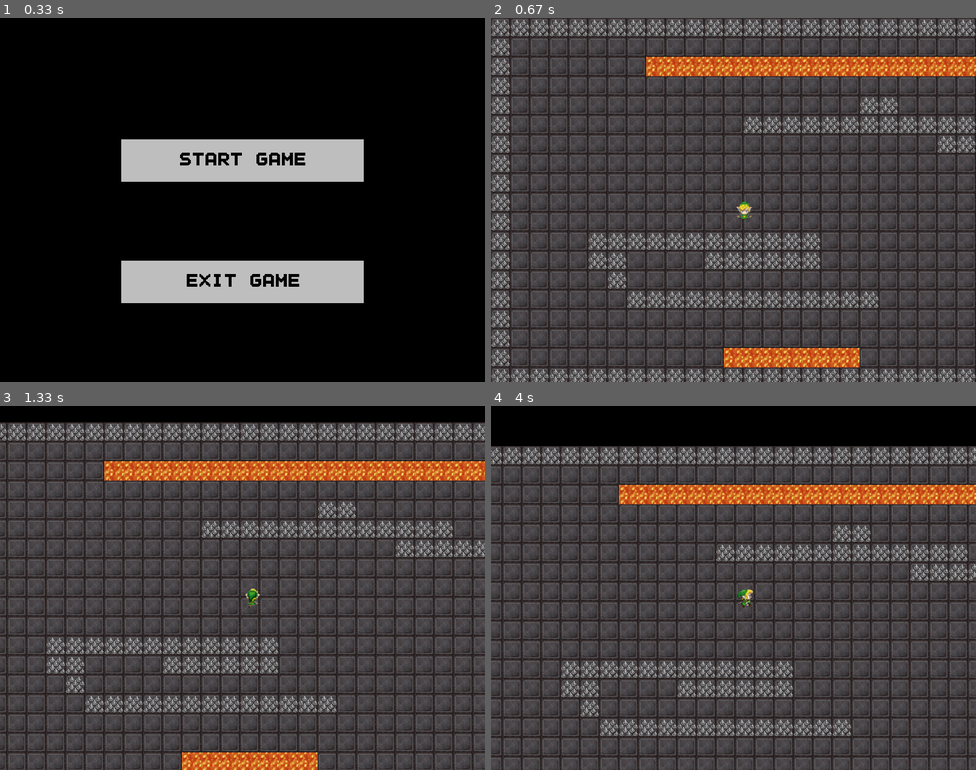
Above: before the commit, frames 1-4 (two rows, left to right).
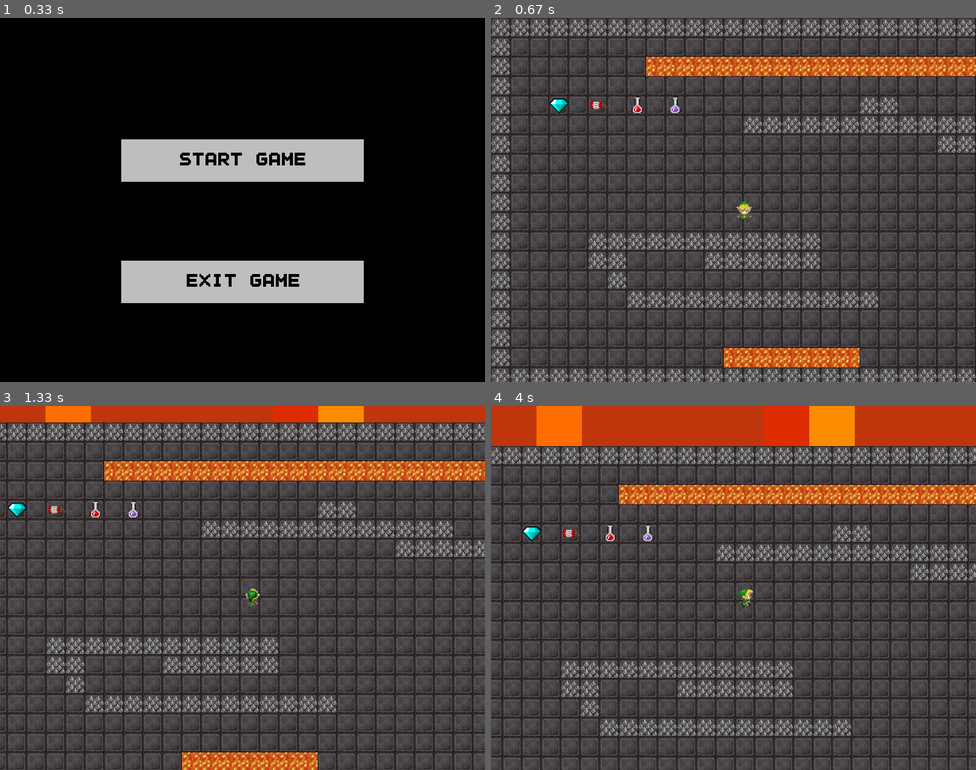
Above: after the commit, the same moments.

Repository: MarcoPertegal/robot8bit-pygame
Game: pygame game, started from pygame-8bit/main.py
Two runs of this game, one before a commit and one after it. Both use one fixed random seed, a clock stepped at 60 frames per second and the inputs below.
Inputs (mouse positions are in pixels of both pictures, inside the frame that each line leads up to):
- Up to frame 1 (0.33 s): no input
- Up to frame 2 (0.67 s): click (733, 159) at 0.38 s
- Up to frame 3 (1.33 s): hold Right 0.67-1.13 s; move the mouse to (223, 602) at 0.7 s; hold Up from 1.17 s (still down)
- Up to frame 4 (4 s): release Up at 1.47 s; hold Right 1.5-1.97 s; hold Left 2-2.53 s; hold Down 2.57-2.87 s; hold Left 2.9-3.3 s; hold Up 3.33-3.7 s; hold Right from 3.73 s (still down)

Frame 1 is identical in both runs. In frame 2, 0.3% of the frame differs, in the area x 12-39%, y 21-27%; in frame 3, 4.8%; in frame 4, 11%, in the area x 0-100%, y 0-38%.

Commit message:
game background and paint objects

Diff:
--- a/pygame-8bit/main.py
+++ b/pygame-8bit/main.py
@@ -20,8 +20,12 @@
         self.wallsheet = Spritesheet('assets/spikes.png')
         self.lavasheet = Spritesheet('assets/lava.png')
         self.intro_background = pygame.image.load("assets/intro_background.png")
+        self.game_background = pygame.image.load("assets/game_background.PNG")
         self.diamondsheet = Spritesheet('assets/diamond.png')
         self.bombsheet = Spritesheet('assets/bomb2.png')
+        self.shieldsheet = Spritesheet('assets/shiled.png')
+        self.healsheet = Spritesheet('assets/heal.png')
+        self.character_suit = Spritesheet('assets/character_suit.png')
     def createTileMap(self, tilemap):
         build_map(self, tilemap)
 
@@ -32,6 +36,9 @@
         self.lava = pygame.sprite.LayeredUpdates()
         self.diamond = pygame.sprite.LayeredUpdates()
         self.bomb = pygame.sprite.LayeredUpdates()
+        self.shield = pygame.sprite.LayeredUpdates()
+        self.heal = pygame.sprite.LayeredUpdates()
+        self.shield = pygame.sprite.LayeredUpdates()
         self.createTileMap(tilemap)
 
 
@@ -45,7 +52,7 @@
         self.all_skins.update()
 
     def draw(self):
-        self.screen.fill("black")
+        self.screen.blit(self.game_background, (0,0))
         self.all_skins.draw(self.screen)
         self.clock.tick(FPS)
         pygame.display.update()
@@ -103,7 +110,6 @@
 
 
 #Creacion del mapa y del bucle del juego
-#TILEMAP = maps.world_1.stage_1
 world_instance = maps.world_1()
 objects,TILEMAP = world_instance.load_map()
 print(TILEMAP)
--- a/pygame-8bit/map.txt
+++ b/pygame-8bit/map.txt
@@ -1,9 +1,9 @@
 B:3, D:3, S:1, H:3
 WWWWWWWWWWWWWWWWWWWWWWWWWWWWWWWWWWWWWWWWW
 W.......................................W
-W.......LLLLLLLLLLLLLLLLLLLLLLLLLLL.....W
+W.......LLLLLLLLLLLLLLLLLLLLLLLLLLLLLLLLW
 W................................LL.....W
-W..................WW..............L....W
+W..D.B.H.S.........WW..............L....W
 W............WWWWWWWWWWWWW..............W
 W......................WWWWWW...........W
 W.......................................W
--- a/pygame-8bit/map_build.py
+++ b/pygame-8bit/map_build.py
@@ -14,4 +14,8 @@
             if column == 'D':
                 Diamond(self, j, i)
             if column == 'B':
-                Bomb(self, i, j)
+                Bomb(self, j, i)
+            if column == 'H':
+                Heal(self, j, i)
+            if column == 'S':
+                Shiled(self, j, i)
--- a/pygame-8bit/sprites.py
+++ b/pygame-8bit/sprites.py
@@ -117,3 +117,35 @@
         self.rect = self.image.get_rect()
         self.rect.x, self.rect.y = self.x, self.y
         self.image.set_colorkey('black')
+
+class Heal(pygame.sprite.Sprite):
+    def __init__(self, game, x, y):
+        self.game = game
+        self._layer = BLOCK_LAYER
+        self.groups = self.game.all_skins, self.game.heal
+        pygame.sprite.Sprite.__init__(self, self.groups)
+
+        self.x = x * TILESIZE
+        self.y = y * TILESIZE
+        self.width, self.height = TILESIZE, TILESIZE
+
+        self.image = self.game.healsheet.sheet
+        self.rect = self.image.get_rect()
+        self.rect.x, self.rect.y = self.x, self.y
+        self.image.set_colorkey('black')
+
+class Shiled(pygame.sprite.Sprite):
+    def __init__(self, game, x, y):
+        self.game = game
+        self._layer = BLOCK_LAYER
+        self.groups = self.game.all_skins, self.game.shield
+        pygame.sprite.Sprite.__init__(self, self.groups)
+
+        self.x = x * TILESIZE
+        self.y = y * TILESIZE
+        self.width, self.height = TILESIZE, TILESIZE
+
+        self.image = self.game.shieldsheet.sheet
+        self.rect = self.image.get_rect()
+        self.rect.x, self.rect.y = self.x, self.y
+        self.image.set_colorkey('black')
Binary file changed: pygame-8bit/assets/game_background.PNG
